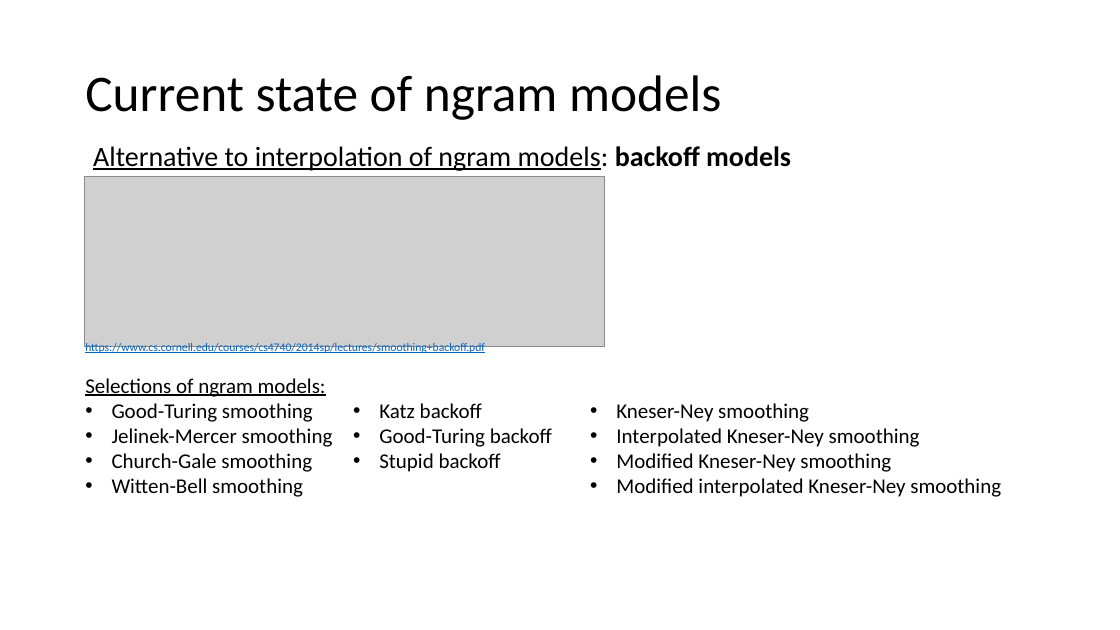
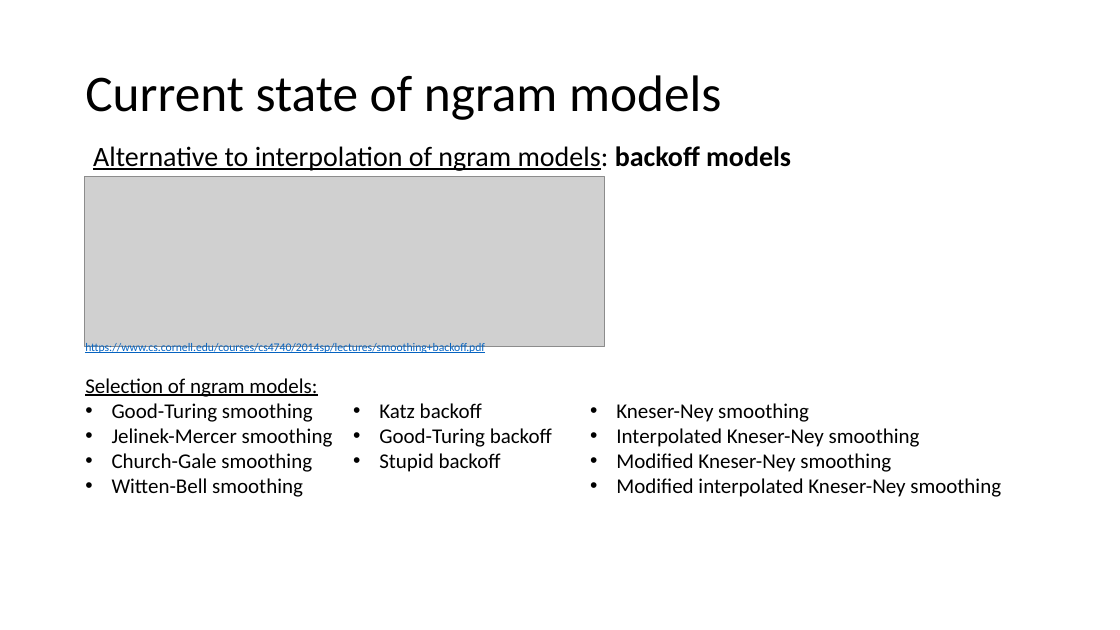
Before and after one commit to khanhnguyendata/ngram, a slide deck: slide 35 of ngram_model_khanh.pptx (slide 36 before the commit). Drawn at 1120x630 pixels with LibreOffice and Linux fonts; fonts in the diff are those of the drawing; grey boxes stand for pictures. Boxes give left, top, right and bottom in pixels: in the first picture for what was removed or moved away, otherwise in the second. Text is boxed around its words. In the diff, an @@ line names an element or a change of style, - is before the commit and + after.

```diff
--- a/ngram_model_khanh.pptx
+++ b/ngram_model_khanh.pptx
@@ text at (85, 378, 317, 397): text changed @@
-Selections of ngram models:
+Selection of ngram models:
```
Also in this commit, not shown: 11 other slides changed, 1 slide removed, 2 other files.
